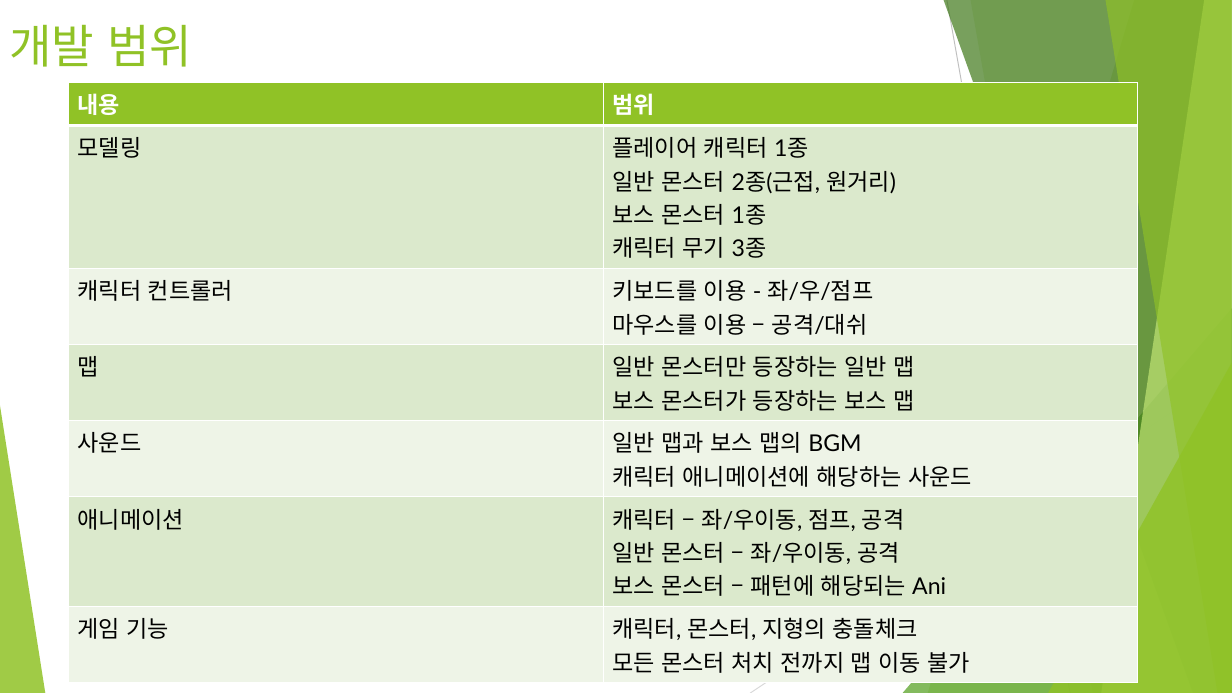
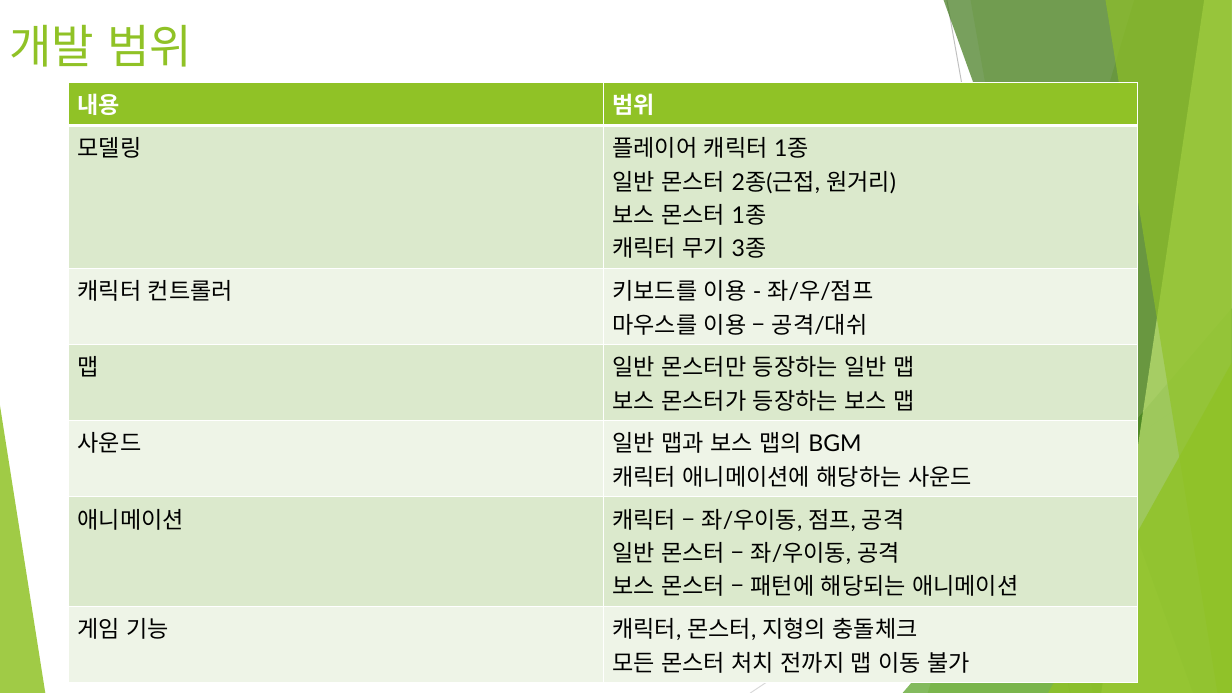
Before and after one commit to ChoeHyoenUk/2015182042_2DGP-Project, a slide deck: slide 3 of 2차 발표.pptx. Drawn at 1232x693 pixels with LibreOffice and Linux fonts; fonts in the diff are those of the drawing. Boxes give left, top, right and bottom in pixels: in the first picture for what was removed or moved away, otherwise in the second. Text is boxed around its words. In the diff, an @@ line names an element or a change of style, - is before the commit and + after.

```diff
--- a/2차 발표.pptx
+++ b/2차 발표.pptx
@@ table at box(68, 82, 1139, 677) @@
-row 6, column 2: 캐릭터 – 좌/우이동, 점프, 공격 / 일반 몬스터 – 좌/우이동, 공격 / 보스 몬스터 – 패턴에 해당되는 Ani
+row 6, column 2: 캐릭터 – 좌/우이동, 점프, 공격 / 일반 몬스터 – 좌/우이동, 공격 / 보스 몬스터 – 패턴에 해당되는 애니메이션
```
Also in this commit, not shown: 1 other slide changed.
